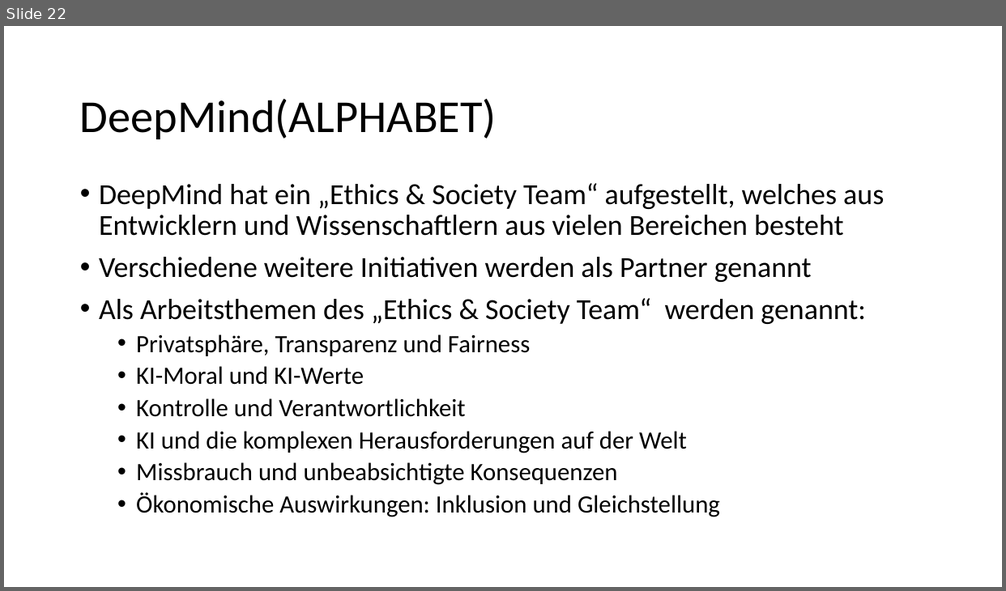
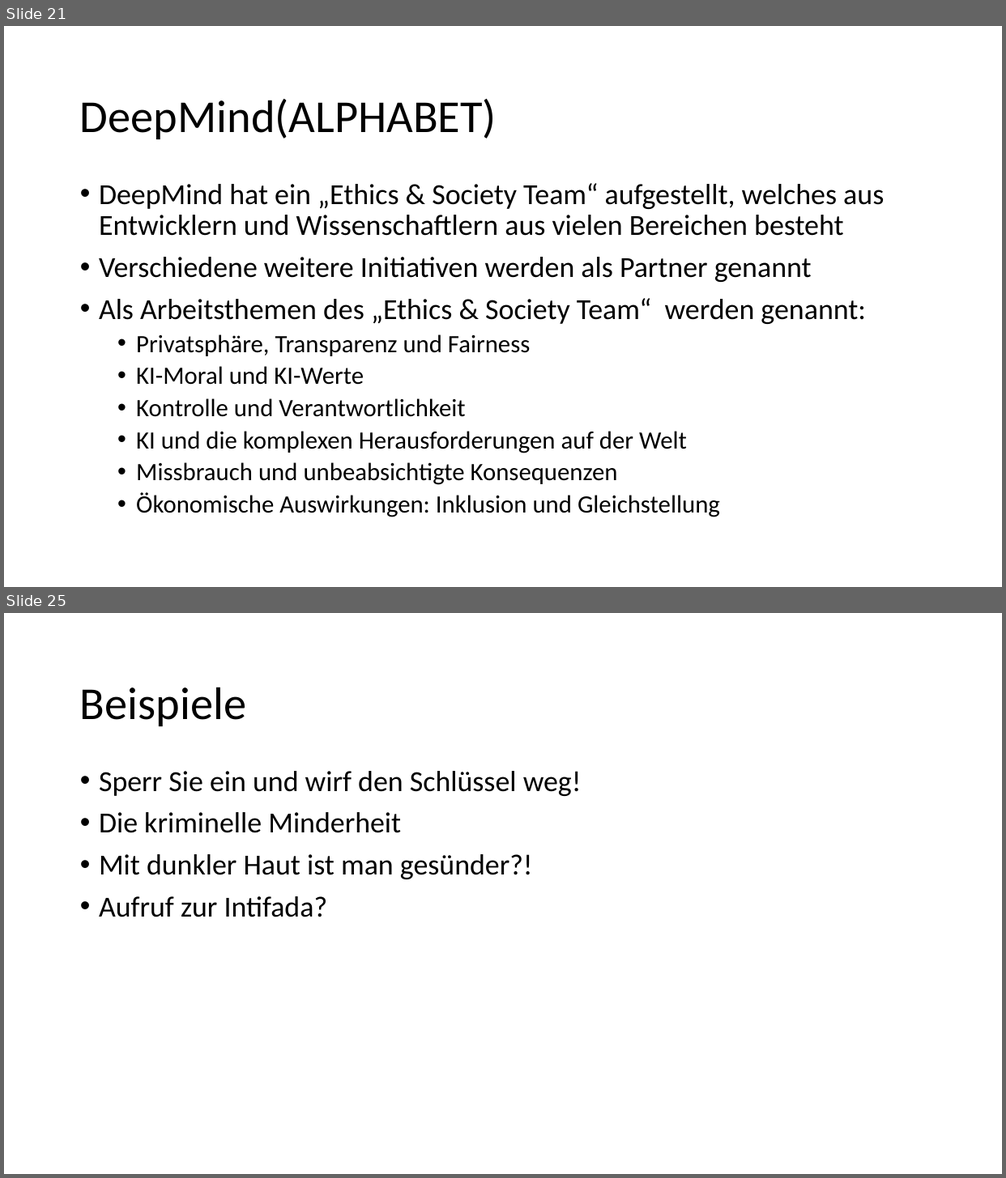
Before and after one commit to bosinoliver/ros-kinect-roboticarm, a slide deck: Kognitive Systeme Vortrag/Ethics in AI.pptx. Shown one above the other, each under a label of ours: slide 22 before the commit, slides 21 and 25 after it; the slides between them are not shown. The pictures are 1006x591 and 1006x1178 pixels, drawn with LibreOffice and Linux fonts; fonts in the diff are those of the drawing; background and template pictures are left out. Boxes give left, top, right and bottom in pixels: in the first picture for what was removed or moved away, otherwise in the second. Text is boxed around its words. In the diff, an @@ line names an element or a change of style, - is before the commit and + after.

```diff
--- a/Kognitive Systeme Vortrag/Ethics in AI.pptx
+++ b/Kognitive Systeme Vortrag/Ethics in AI.pptx
@@ slide 25 added at [4, 613, 1002, 1174], background #FFFFFF @@
@@ title added at [80, 687, 246, 726], 44 pt, text #000000 @@
+Beispiele
@@ text added at [99, 771, 582, 918], 28 pt, text #000000 @@
+• Sperr Sie ein und wirf den Schlüssel weg!
+• Die kriminelle Minderheit
+• Mit dunkler Haut ist man gesünder?!
+• Aufruf zur Intifada?
@@ what was slide 22 is now slide 21 @@
```
Also in this commit, not shown: 8 slides changed, 8 other slides added, 2 slides removed, 1 other file.
